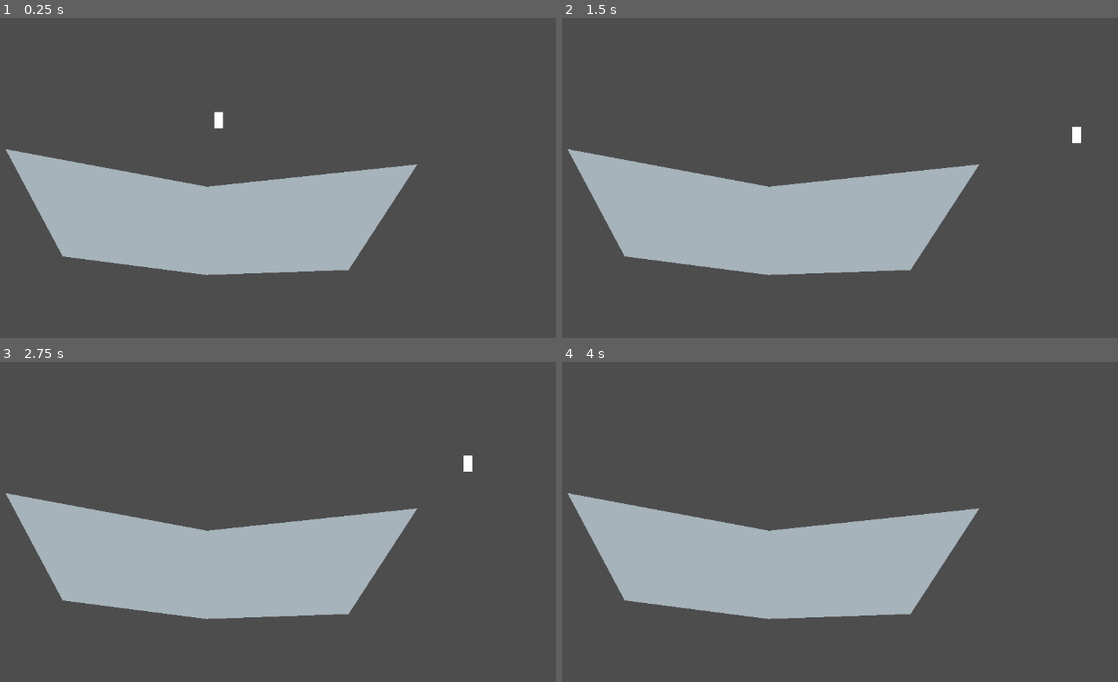
Above: before the commit, frames 1-4 (two rows, left to right).
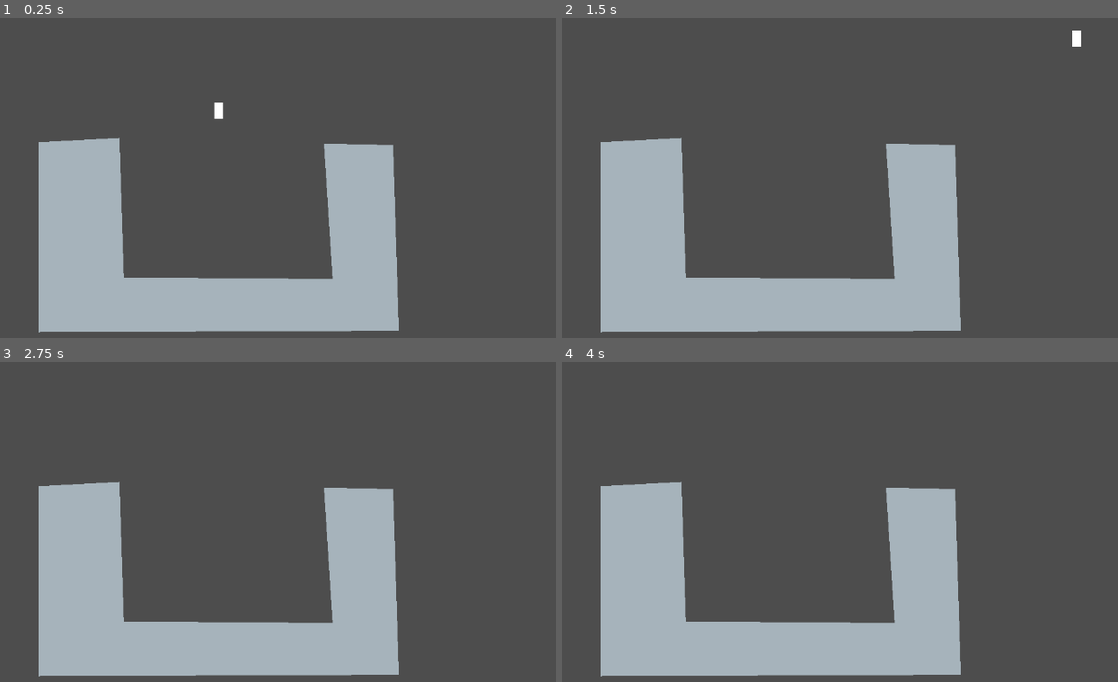
Above: after the commit, the same moments.

Repository: hybrideology/EsterMonk
Game: Godot game, scene res://main.tscn
Two runs of this game, one before a commit and one after it. Both use one fixed random seed, a clock stepped at 60 frames per second and the inputs below.
Inputs:
- Up to frame 1 (0.25 s): no input
- Up to frame 2 (1.5 s): tap Enter (ui_accept) at 0.5, 0.77 s; hold Right (ui_right) from 0.53 s (still down)
- Up to frame 3 (2.75 s): tap Enter (ui_accept) at 1.52, 2 s; release Right (ui_right) at 2.03 s; hold Left (ui_left) from 2.03 s (still down)
- Up to frame 4 (4 s): release Left (ui_left) at 2.78 s; hold Right (ui_right) from 2.78 s (still down); tap Enter (ui_accept) at 3.02, 3.5, 3.77 s

The runs differ from the first frame. In frame 1, 27% of the frame differs, in the area x 0-76%, y 26-99%; in frame 2, 27%, in the area x 0-94%, y 3-99%; in frame 3, 27%; in frame 4, 27%.

Commit message:
islands move/rip

Diff:
--- a/components/island.gd
+++ b/components/island.gd
@@ -1,17 +1,44 @@
-class_name Island extends StaticBody2D
+class_name Island extends RigidBody2D
 
-var _polyNode: Polygon2D # always
+const MINAREA: int = 20
+
+@export var _poly_node: Polygon2D
 var _collider: CollisionPolygon2D
+
+func _calculate_area(points: PackedVector2Array) -> float:
+	var xsum: float = 0
+	var ysum: float = 0
+	for i in points.size():
+		var cur: Vector2 = points[i]
+		var next: Vector2 = points[(i+1)%points.size()]
+		xsum += cur.x * next.y
+		ysum += cur.y * next.x
+	return abs(ysum - xsum)/2
+
+func _has_holes(polygons: Array[PackedVector2Array]) -> bool:
+	for p in polygons:
+		if (Geometry2D.is_polygon_clockwise(p)):
+			return true
+	return false
+
+# Called when the node enters the scene tree for the first time.
+func _ready() -> void:
+	gravity_scale = 0
+	add_to_group("islands")
+	if _poly_node != null:
+		var polyNode_global_transform: Transform2D = _poly_node.global_transform
+		_poly_node.transform = Transform2D()
+		set_polygon(polyNode_global_transform * _poly_node.polygon)
 
 func set_polygon(points: PackedVector2Array) -> void:
 		if points.is_empty():
-			self.queue_free()
+			queue_free()
 			return
 
 		# 0. Init child nodes
-		if _polyNode == null:
-			_polyNode = Polygon2D.new()
-			add_child(_polyNode)
+		if _poly_node == null:
+			_poly_node = Polygon2D.new()
+			add_child(_poly_node)
 		if _collider == null:
 			_collider = CollisionPolygon2D.new()
 			add_child(_collider)
@@ -27,26 +54,25 @@
 			points[i] -= center
 
 		# 3. Set everything
-		_polyNode.polygon = points
+		var area: float = _calculate_area(points)
+		if area < MINAREA:
+			queue_free()
+			return
+
+		mass = _calculate_area(points)
+		_poly_node.polygon = points
 		_collider.polygon = points
 		global_position = center
 
+func rip(selector_poly: PackedVector2Array) -> Array[PackedVector2Array]:
+	var absolute_poly: PackedVector2Array = global_transform * _poly_node.polygon
+	var self_pieces: Array[PackedVector2Array] = Geometry2D.clip_polygons(absolute_poly, selector_poly)
+	var other_pieces: Array[PackedVector2Array]  = Geometry2D.intersect_polygons(absolute_poly, selector_poly)
 
-# Called when the node enters the scene tree for the first time.
-func _ready() -> void:
-	if _polyNode == null:
-		_polyNode = $Polygon2D
-		var polyNode_transform = _polyNode.global_transform
-		_polyNode.transform = Transform2D()
-		set_polygon(polyNode_transform * _polyNode.polygon)
+	if self_pieces.size() > 0 && !_has_holes(self_pieces):
+		set_polygon(self_pieces[0])
+		self_pieces.remove_at(0)
+		other_pieces.append_array(self_pieces)
+		return other_pieces
 
-
-func rip(selectorPoly: PackedVector2Array) -> PackedVector2Array:
-	var absolutePoly = global_transform * _polyNode.polygon
-	var self_clip: = Geometry2D.clip_polygons(absolutePoly, selectorPoly)
-	var other_clip: = Geometry2D.intersect_polygons(absolutePoly, selectorPoly)
-	if self_clip.size() == 1:
-		set_polygon(self_clip[0])
-	if other_clip.size() == 1:
-		return other_clip[0]
 	return []
--- a/components/island.tscn
+++ b/components/island.tscn
@@ -1,12 +1,17 @@
-[gd_scene load_steps=2 format=3 uid="uid://ea0vja7cwr7h"]
+[gd_scene format=3 uid="uid://ea0vja7cwr7h"]
 
 [ext_resource type="Script" uid="uid://svs0wywhoxb1" path="res://components/island.gd" id="1_vej1h"]
 
-[node name="Island" type="StaticBody2D" groups=["islands"]]
+[sub_resource type="PhysicsMaterial" id="PhysicsMaterial_vej1h"]
+bounce = 0.4
+
+[node name="Island" type="RigidBody2D" unique_id=1841122985 node_paths=PackedStringArray("_poly_node") groups=["islands"]]
+physics_material_override = SubResource("PhysicsMaterial_vej1h")
 script = ExtResource("1_vej1h")
+_poly_node = NodePath("Polygon2D")
 
-[node name="Polygon2D" type="Polygon2D" parent="."]
-position = Vector2(2, 0)
+[node name="Polygon2D" type="Polygon2D" parent="." unique_id=263485042]
+position = Vector2(-433, 334)
 color = Color(0.6532129, 0.7024719, 0.7372427, 1)
-polygon = PackedVector2Array(308.94122, -84.97347, -28.738365, -49.154854, -352.2124, -109.44617, -260.47144, 62.760117, -29.836357, 92.61829, 198.50179, 84.58542)
-uv = PackedVector2Array(496.01385, -36.06665, 292.6482, -8.096588, -54.65341, -39.081635, 48.145935, 78.277985, 206.67242, 94.214935, 424.91858, 87.590454)
+polygon = PackedVector2Array(136.324, -149.49236, 714.1634, -151.80376, 704.9182, -449.969, 593.973, -452.28033, 607.84094, -235.01266, 272.69415, -237.32404, 265.75995, -461.52582, 136.324, -454.59174)
+uv = PackedVector2Array(-584, 280.00012, 1415.999, 272, 1384, -759.99994, 1000, -767.99994, 1047.999, -16, -112, -24, -136.00049, -800, -584, -775.99994)
--- a/components/player.gd
+++ b/components/player.gd
@@ -1,9 +1,32 @@
 class_name Player extends CharacterBody2D
 
-const SPEED = 500.0
-const JUMP_VELOCITY = -500.0
+const SPEED: int = 500
+const JUMP_VELOCITY: int = -500
 
-func _move(delta: float) -> void:
+var selector: Area2D:
+	get: return $Selector
+
+func _get_collided_islands() -> Array[Island]:
+	var islands: Array[Island] = []
+	for body in selector.get_overlapping_bodies():
+		if body.is_in_group("islands"):
+			islands.append(body)
+	return islands
+
+func _rip_and_tear(ripped: Array[Island]) -> void:
+	var selector_poly: CollisionPolygon2D = selector.get_child(0)
+	for island in ripped:
+		var pieces: Array[PackedVector2Array] = island.rip(selector_poly.global_transform * selector_poly.polygon)
+		for piece in pieces:
+			var newisle: Island = Island.new()
+			get_parent().add_child(newisle)
+			newisle.set_polygon(piece)
+
+
+func _physics_process(delta: float) -> void:
+	if Input.is_action_just_pressed("ui_down"):
+		_rip_and_tear(_get_collided_islands())
+
 	# Add the gravity.
 	if not is_on_floor():
 		velocity += get_gravity() * delta
@@ -14,32 +37,10 @@
 
 	# Get the input direction and handle the movement/deceleration.
 	# As good practice, you should replace UI actions with custom gameplay actions.
-	var direction := Input.get_axis("ui_left", "ui_right")
+	var direction: float = Input.get_axis("ui_left", "ui_right")
 	if direction:
 		velocity.x = direction * SPEED
 	else:
 		velocity.x = move_toward(velocity.x, 0, SPEED)
 
 	move_and_slide()
-
-func _get_collided_islands() -> Array[Island]:
-	var allbodies = $Selector.get_overlapping_bodies()
-	var islands: Array[Island] = []
-	for body in allbodies:
-		if body.is_in_group("islands"):
-			islands.append(body)
-	return islands
-
-func _rip_and_tear(ripped: Array[Island]) -> void:
-	var selectorpoly: CollisionPolygon2D = $Selector.get_child(0)
-	for island in ripped:
-		var piece = island.rip(selectorpoly.global_transform * selectorpoly.polygon)
-		var newisle = Island.new()
-		newisle.set_polygon(piece)
-		get_parent().add_child(newisle)
-
-func _physics_process(delta: float) -> void:
-	if Input.is_action_just_pressed("ui_down"):
-		var colislands = _get_collided_islands()
-		_rip_and_tear(colislands)
-	_move(delta)
--- a/components/player.tscn
+++ b/components/player.tscn
@@ -1,24 +1,23 @@
-[gd_scene load_steps=3 format=3 uid="uid://ckudr8chj1kgo"]
+[gd_scene format=3 uid="uid://ckudr8chj1kgo"]
 
 [ext_resource type="Script" uid="uid://80kl10p8d3vr" path="res://components/player.gd" id="1_4flbx"]
 
 [sub_resource type="CapsuleShape2D" id="CapsuleShape2D_mf4mk"]
 
-[node name="CharacterBody2D" type="CharacterBody2D"]
+[node name="CharacterBody2D" type="CharacterBody2D" unique_id=58296796]
 script = ExtResource("1_4flbx")
 
-[node name="CollisionShape2D" type="CollisionShape2D" parent="."]
+[node name="CollisionShape2D" type="CollisionShape2D" parent="." unique_id=1500150339]
 shape = SubResource("CapsuleShape2D_mf4mk")
 
-[node name="Polygon2D" type="Polygon2D" parent="."]
+[node name="Polygon2D" type="Polygon2D" parent="." unique_id=1273645799]
 position = Vector2(-6.1566415, 13.000008)
 scale = Vector2(0.2811244, 0.43103448)
 polygon = PackedVector2Array(-3, -60.320007, -3, 0, 46.80005, 0, 46.80005, -60.320007)
 uv = PackedVector2Array(-3, -60, -3, -2, 62, -2, 60, -55)
 
-[node name="Selector" type="Area2D" parent="."]
-position = Vector2(93, 1)
+[node name="Selector" type="Area2D" parent="." unique_id=151343651]
+position = Vector2(44, 1)
 
-[node name="CollisionPolygon2D" type="CollisionPolygon2D" parent="Selector"]
-position = Vector2(0, 10)
-polygon = PackedVector2Array(21, -5, 14, 18, -18, 17, -18, -5, 1, -23)
+[node name="CollisionPolygon2D" type="CollisionPolygon2D" parent="Selector" unique_id=1889314979]
+polygon = PackedVector2Array(14, -8, 11, 9, -4, 15, -14, 8, -15, -7, 0, -15)
--- a/main.tscn
+++ b/main.tscn
@@ -1,8 +1,8 @@
-[gd_scene load_steps=2 format=3 uid="uid://cnc7qya2d1jbh"]
+[gd_scene format=3 uid="uid://cnc7qya2d1jbh"]
 
 [ext_resource type="PackedScene" uid="uid://b6vf1aji6dy38" path="res://components/test.tscn" id="1_ig7tw"]
 
-[node name="Control" type="Control"]
+[node name="Control" type="Control" unique_id=2135353923]
 layout_mode = 3
 anchors_preset = 8
 anchor_left = 0.5
@@ -16,4 +16,4 @@
 grow_horizontal = 2
 grow_vertical = 2
 
-[node name="Test" parent="." instance=ExtResource("1_ig7tw")]
+[node name="Test" parent="." unique_id=831626061 instance=ExtResource("1_ig7tw")]
--- a/project.godot
+++ b/project.godot
@@ -19,10 +19,14 @@
 config/features=PackedStringArray("4.6", "Forward Plus")
 config/icon="res://icon.svg"
 
+[debug]
+
+gdscript/warnings/untyped_declaration=2
+gdscript/warnings/unsafe_property_access=2
+gdscript/warnings/unsafe_method_access=2
+gdscript/warnings/unsafe_cast=2
+gdscript/warnings/unsafe_call_argument=2
+
 [global_group]
 
 islands=""
-
-[physics]
-
-2d/default_gravity=1500.0
